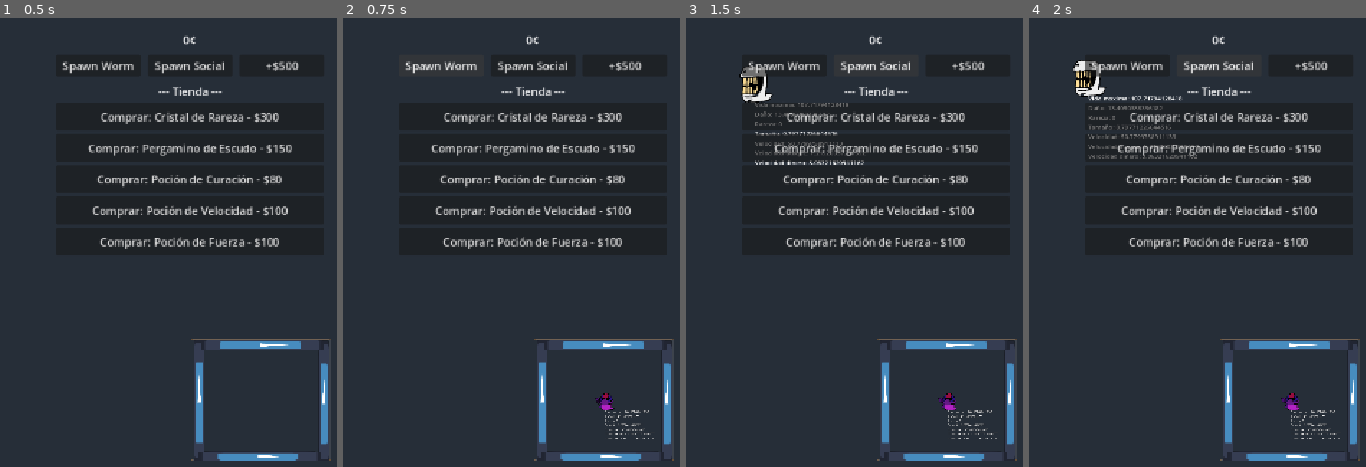
Above: before the commit, frames 1-4 (left to right).
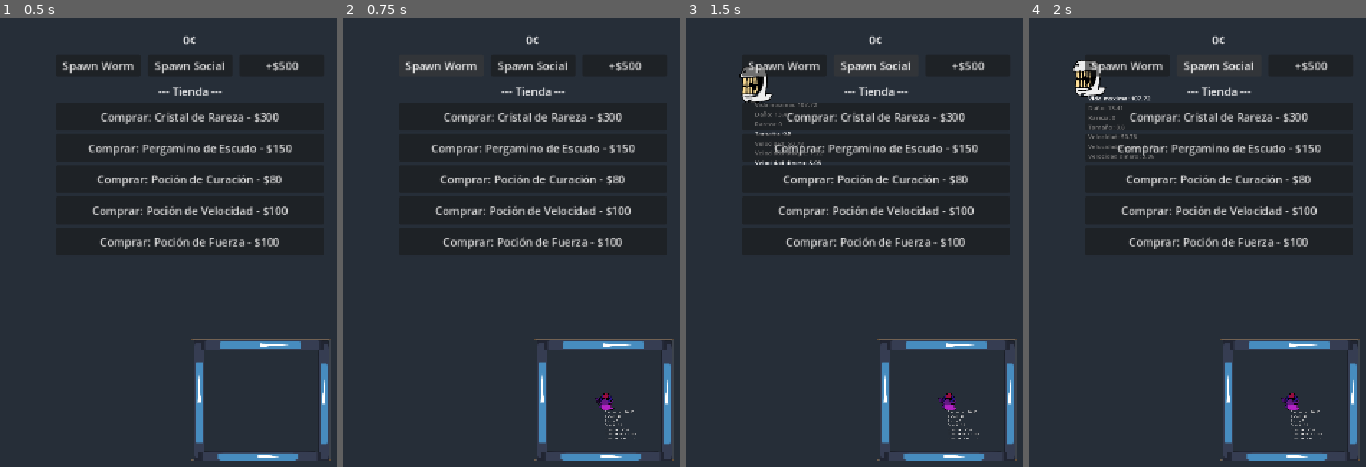
Above: after the commit, the same moments.

Repository: KingPandX/gusanos
Game: Godot game, scene res://main_screen/game_screen.tscn
Same seed, same stepped clock (60 frames per second), same inputs: the game is played once before the commit and once after it. The engine's default icon, where the game draws it, is replaced by a stand-in: a white triangle on a blue panel in a dark square.
Inputs:
- Up to frame 1 (0.5 s): no input
- Up to frame 2 (0.75 s): click "Spawn Worm" at 0.5 s
- Up to frame 3 (1.5 s): click "Spawn Social" at 1.25 s
- Up to frame 4 (2 s): no input

Frame 1 is identical in both runs. In frame 2, less than 0.1% of the frame differs, in the area x 81-93%, y 87-94%; in frame 3, 0.4%; in frame 4, 0.5%, in the area x 27-93%, y 17-94%.

Commit message:
fix: redondear valores

Diff:
--- a/show_worm_data.gd
+++ b/show_worm_data.gd
@@ -23,10 +23,10 @@
 	if worm_data == null:
 		return
 
-	hp.text = "Vida maxima: " + str(worm_data.hp_max)
-	damage.text = "Daño: " + str(worm_data.damage)
+	hp.text = "Vida maxima: " + str(snappedf(worm_data.hp_max,0.01))
+	damage.text = "Daño: " + str(snappedf(worm_data.damage,0.01))
 	rarity.text = "Rareza: " + str(worm_data.rarity)
-	sizeW.text = "Tamaño: " + str(worm_data.size)
-	speed.text = "Velocidad: " + str(worm_data.speed)
-	attackSPD.text = "Velocidad ataque: " + str(worm_data.cooldown_attack)
-	moneySPD.text = "Velocidad dinero: " + str(worm_data.cooldown_money)
+	sizeW.text = "Tamaño: " + str(snappedf(worm_data.size,0.01))
+	speed.text = "Velocidad: " + str(snappedf(worm_data.speed,0.01))
+	attackSPD.text = "Velocidad ataque: " + str(snappedf(worm_data.cooldown_attack,0.01))
+	moneySPD.text = "Velocidad dinero: " + str(snappedf(worm_data.cooldown_money,0.01))
